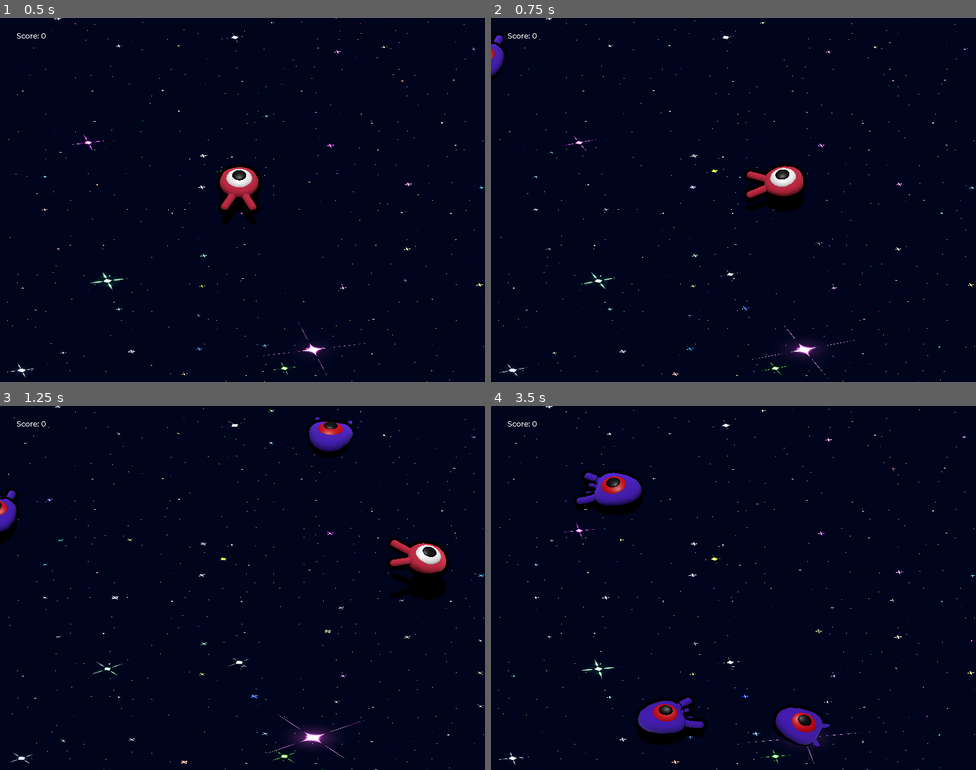
Above: before the commit, frames 1-4 (two rows, left to right).
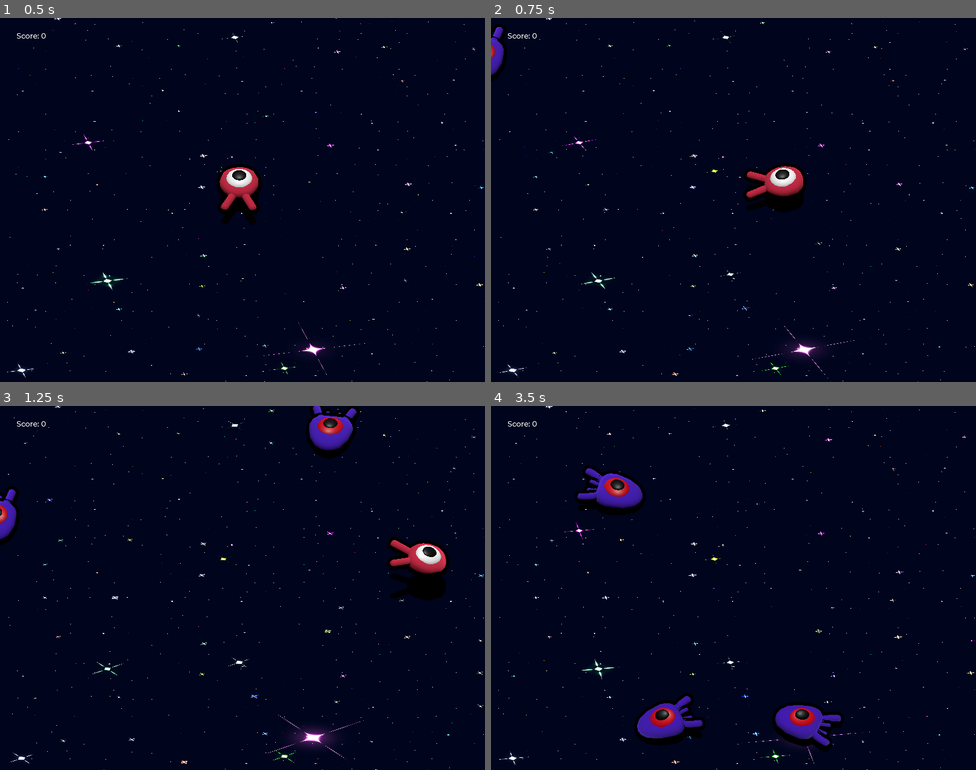
Above: after the commit, the same moments.

Repository: Roujon2/ProtoRat
Game: Godot game, scene res://scenes/main.tscn
The game is run twice, just before and just after one commit, with the same random seed, the same clock (stepped at 60 frames per second) and the same inputs.
Inputs:
- Up to frame 1 (0.5 s): no input
- Up to frame 2 (0.75 s): tap Enter (ui_accept) at 0.5 s; hold Right (move_right) from 0.53 s (still down)
- Up to frame 3 (1.25 s): keep holding Right (move_right); tap Space (jump) at 0.77 s
- Up to frame 4 (3.5 s): release Right (move_right) at 1.28 s; hold Down (move_back) 1.28-2.03 s; tap Space (jump) at 1.52, 3.02 s; hold Right (move_right) 2.03-2.78 s; hold Up (move_forward) from 2.78 s (still down)

Frame 1 is identical in both runs. In frame 2, 0.2% of the frame differs, in the area x 0-4%, y 1-18%; in frame 3, 0.9%; in frame 4, 2.5%, in the area x 17-73%, y 16-95%.

Commit message:
👽 death animation mob

Diff:
--- a/scenes/mob.tscn
+++ b/scenes/mob.tscn
@@ -36,8 +36,41 @@
 "values": [Vector3(0, 0, 0), Vector3(0.13962634, 0, 0), Vector3(-0.15707964, 0, 0)]
 }
 
+[sub_resource type="Animation" id="Animation_d4cuo"]
+resource_name = "death"
+length = 0.3
+tracks/0/type = "value"
+tracks/0/imported = false
+tracks/0/enabled = true
+tracks/0/path = NodePath(".:scale")
+tracks/0/interp = 1
+tracks/0/loop_wrap = true
+tracks/0/keys = {
+"times": PackedFloat32Array(0, 0.13271345, 0.29),
+"transitions": PackedFloat32Array(2.8284254, 2.8284254, 2.8284254),
+"update": 0,
+"values": [Vector3(1, 1, 1), Vector3(0.972, 0.5, 0.972), Vector3(0, 0, 0)]
+}
+
+[sub_resource type="Animation" id="Animation_71rcx"]
+length = 0.001
+tracks/0/type = "value"
+tracks/0/imported = false
+tracks/0/enabled = true
+tracks/0/path = NodePath(".:scale")
+tracks/0/interp = 1
+tracks/0/loop_wrap = true
+tracks/0/keys = {
+"times": PackedFloat32Array(0),
+"transitions": PackedFloat32Array(1),
+"update": 0,
+"values": [Vector3(1, 1, 1)]
+}
+
 [sub_resource type="AnimationLibrary" id="AnimationLibrary_d4cuo"]
 _data = {
+&"RESET": SubResource("Animation_71rcx"),
+&"death": SubResource("Animation_d4cuo"),
 &"float": SubResource("Animation_bsing")
 }
 
@@ -64,6 +97,6 @@
 libraries = {
 &"": SubResource("AnimationLibrary_d4cuo")
 }
-autoplay = "float"
 
 [connection signal="screen_exited" from="VisibleOnScreenNotifier3D" to="." method="_on_visible_on_screen_notifier_3d_screen_exited"]
+[connection signal="animation_finished" from="AnimationPlayer" to="." method="_on_animation_player_animation_finished"]
--- a/scripts/mob.gd
+++ b/scripts/mob.gd
@@ -4,7 +4,6 @@
 @export var min_speed = 10
 # Maximum speed of the mob in meters per second.
 @export var max_speed = 18
-
 # Emitted when the player jumped on the mob.
 signal squashed
 
@@ -32,8 +31,14 @@
 
 
 func squash():
+	$AnimationPlayer.play("death")
+
 	squashed.emit()
-	queue_free()
 
 func _on_visible_on_screen_notifier_3d_screen_exited() -> void:
 	queue_free()
+
+
+func _on_animation_player_animation_finished(anim_name: StringName) -> void:
+	if (anim_name == 'death'):
+		queue_free()
Not shown: 1 places in scenes/mob.tscn that only renumber resources
